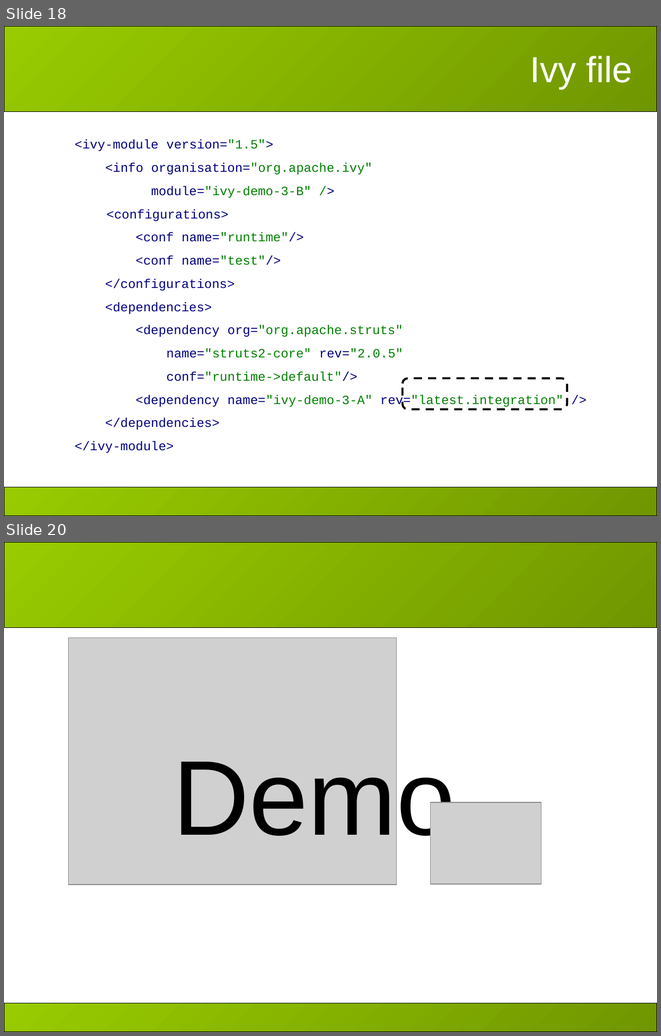
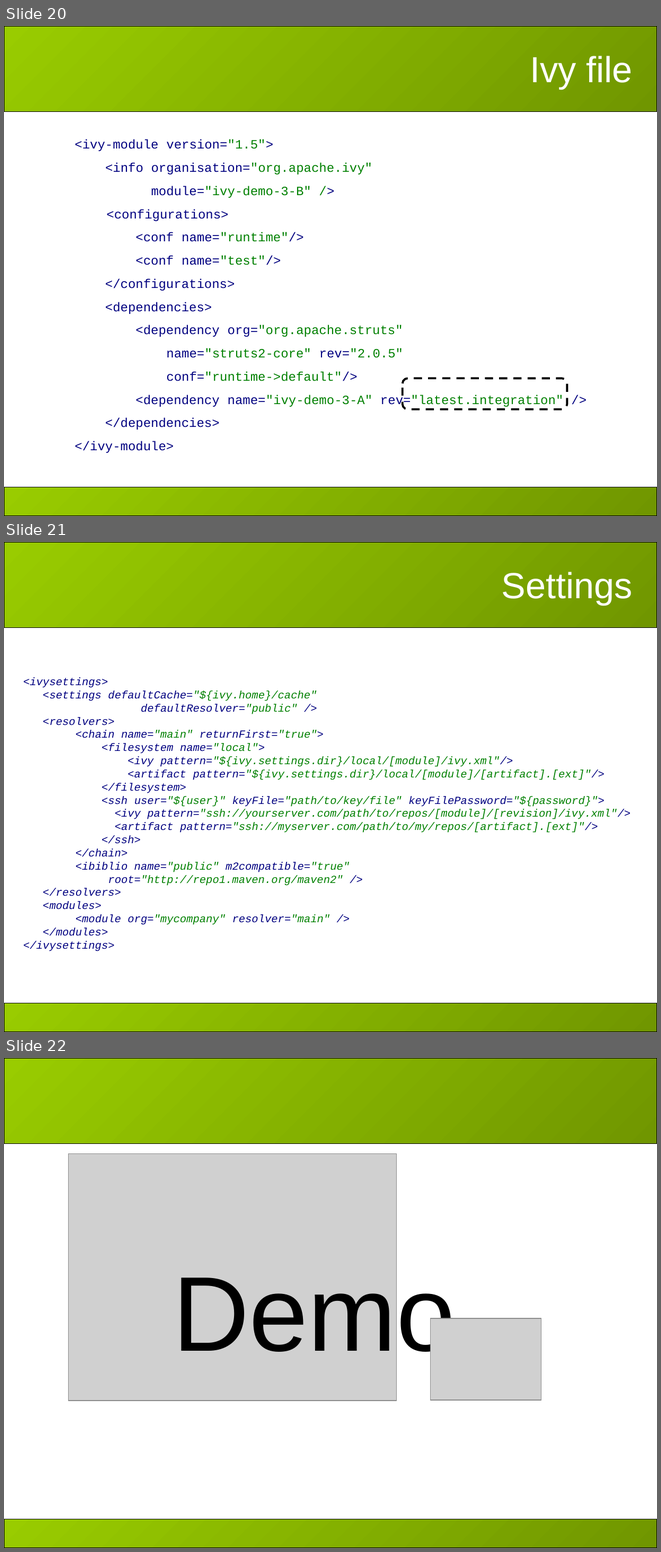
Before and after one commit to hiroyasub/ant-ivy-cregit, a slide deck: doc/presentations/apache-con-2007/slides.ppt. Shown one above the other, each under a label of ours: slides 18 and 20 before the commit, slides 20, 21 and 22 after it; the slides between them are not shown. The pictures are 661x1036 and 661x1552 pixels, drawn with LibreOffice and Linux fonts; fonts in the diff are those of the drawing; grey boxes stand for pictures; background and template pictures are left out. Boxes give left, top, right and bottom in pixels: in the first picture for what was removed or moved away, otherwise in the second. Text is boxed around its words. In the diff, an @@ line names an element or a change of style, - is before the commit and + after.

```diff
--- a/doc/presentations/apache-con-2007/slides.ppt
+++ b/doc/presentations/apache-con-2007/slides.ppt
@@ slide 21 added at (4,542,657,1032), background #FFFFFF; not listed: 2 template elements that a slide beside it also shows @@
@@ title added at (502,572,633,605), 40 pt, text #FFFFFF @@
+Settings
@@ text added at (23,678,630,951), 12 pt, text #008000, italic @@
+<ivysettings>
+<settings defaultCache="${ivy.home}/cache"
+defaultResolver="public" />
+<resolvers>
+<chain name="main" returnFirst="true">
+<filesystem name="local">
+<ivy pattern="${ivy.settings.dir}/local/[module]/ivy.xml"/>
+<artifact pattern="${ivy.settings.dir}/local/[module]/[artifact].[ext]"/>
+</filesystem>
+<ssh user="${user}" keyFile="path/to/key/file" keyFilePassword="${password}">
+<ivy pattern="ssh://yourserver.com/path/to/repos/[module]/[revision]/ivy.xml"/>
+<artifact pattern="ssh://myserver.com/path/to/my/repos/[artifact].[ext]"/>
+</ssh>
+</chain>
+<ibiblio name="public" m2compatible="true"
+root="http://repo1.maven.org/maven2" />
+</resolvers>
+<modules>
+<module org="mycompany" resolver="main" />
+</modules>
+</ivysettings>
@@ what was slide 18 is now slide 20 @@
@@ what was slide 20 is now slide 22 @@
```
Also in this commit, not shown: 4 slides changed, 2 other slides added, 1 slide removed, 2 other files.
